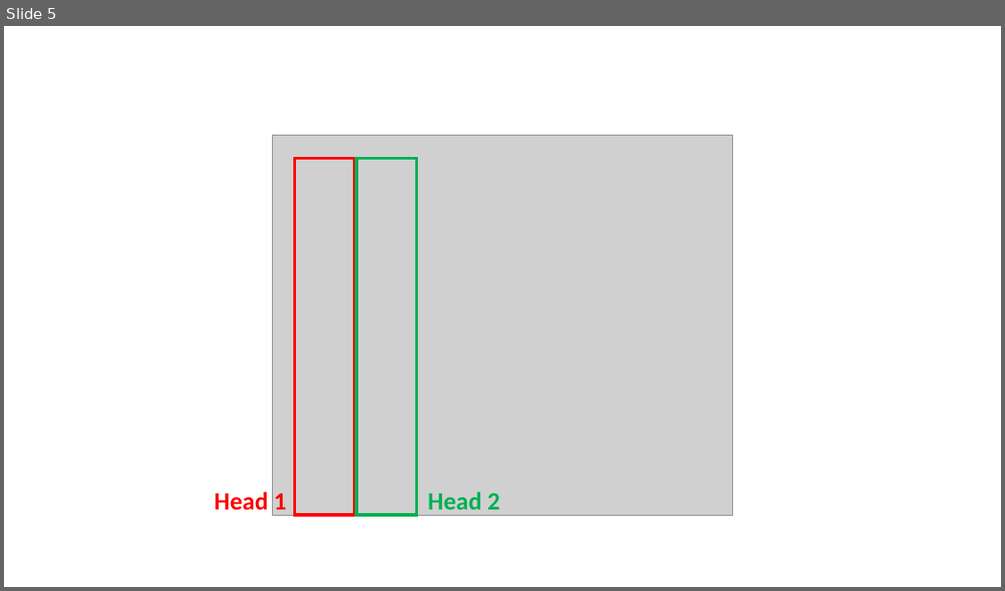
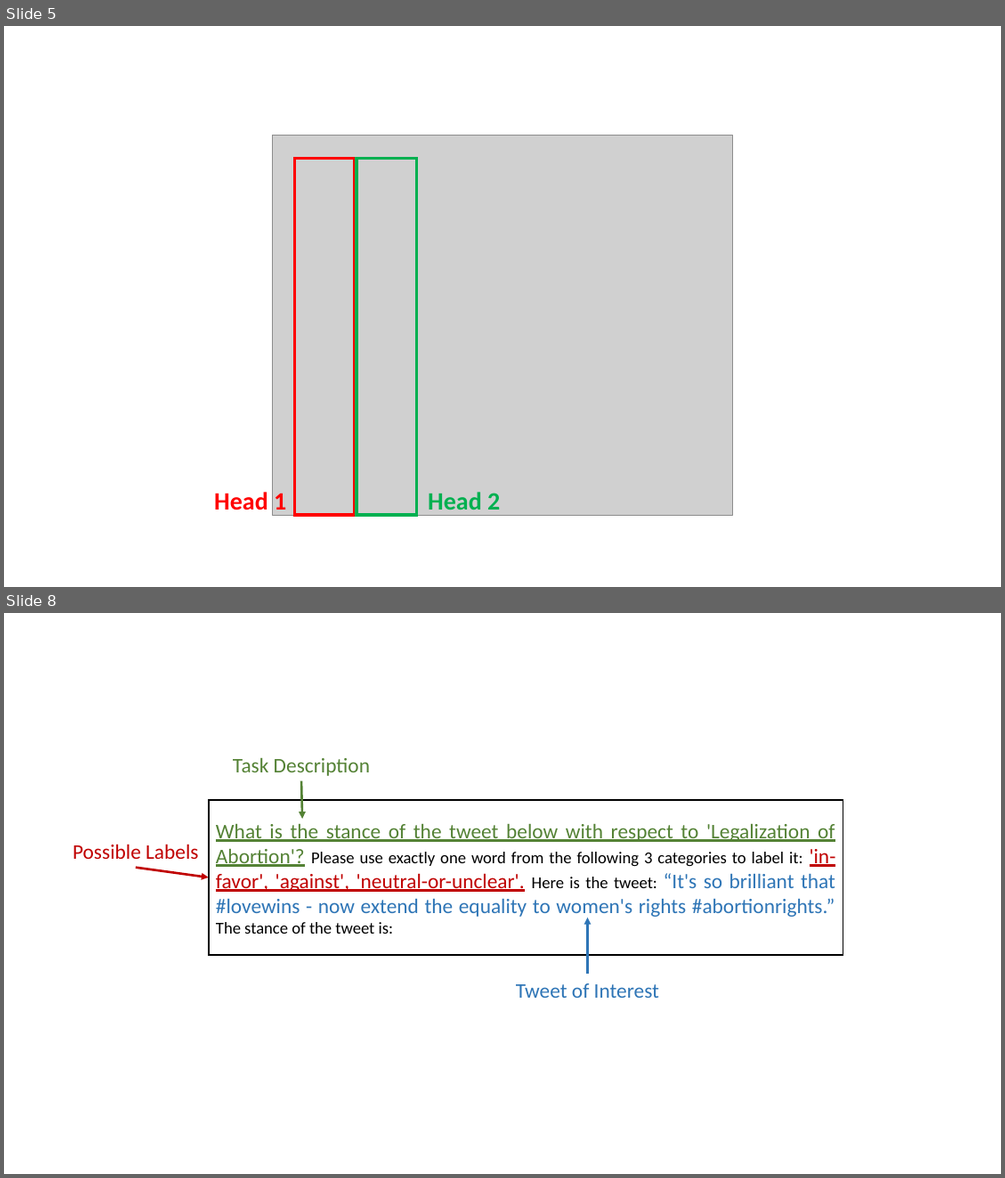
Before and after one commit to yunshiuan/prelim_stance_detection, a slide deck: images/processing_images.pptx. Shown one above the other, each under a label of ours: slide 5 before the commit, slides 5 and 8 after it; the slides between them are not shown. The pictures are 1005x591 and 1005x1178 pixels, drawn with LibreOffice and Linux fonts; fonts in the diff are those of the drawing; grey boxes stand for pictures. Boxes give left, top, right and bottom in pixels: in the first picture for what was removed or moved away, otherwise in the second. Text is boxed around its words. In the diff, an @@ line names an element or a change of style, - is before the commit and + after.

```diff
--- a/images/processing_images.pptx
+++ b/images/processing_images.pptx
@@ slide 8 added at <box>4,613,1001,1174</box>, background #FFFFFF @@
@@ group added at <box>73,757,843,997</box>: 3 texts, 3 arrows, 1 rectangle @@
+What is the stance of the tweet below with respect to 'Legalization of Abortion'? Please use exactly one word from the following 3 categories to label it: 'in-favor', 'against', 'neutral-or-unclear'. Here is the tweet: “It's so brilliant that #lovewins - now extend the equality to women's rights #abortionrights.” The stance of the tweet is:
+Task Description
+Possible Labels
+Tweet of Interest
```
Also in this commit, not shown: 7 other slides added.
